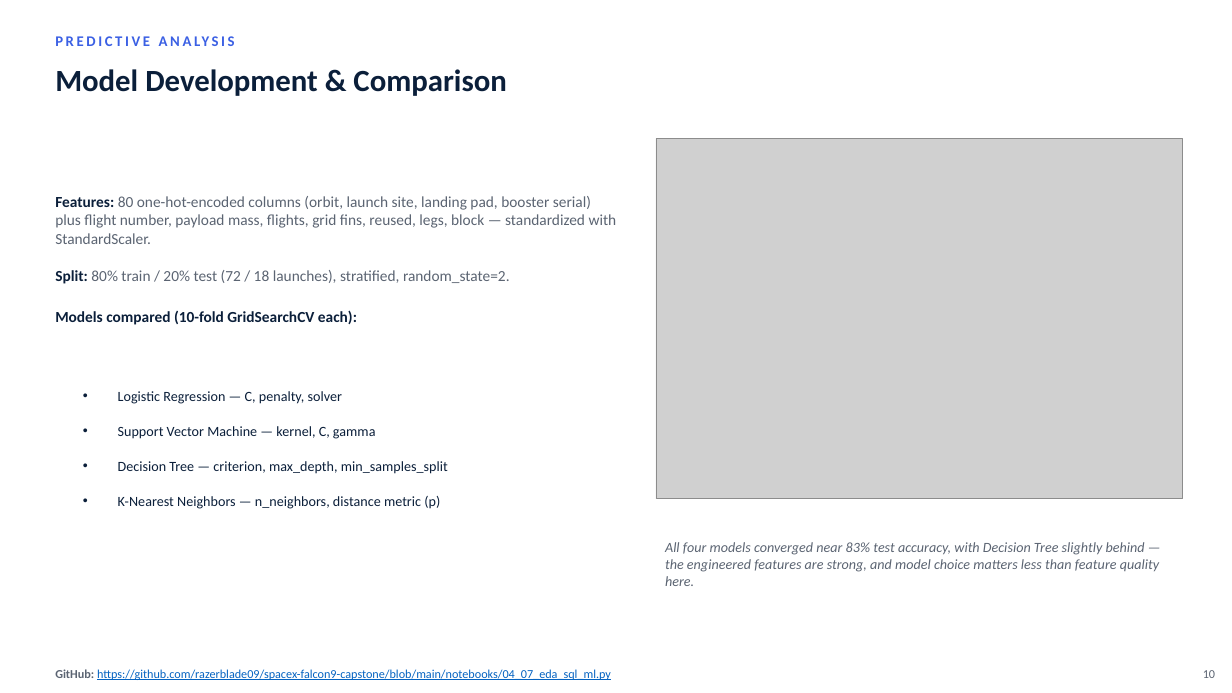
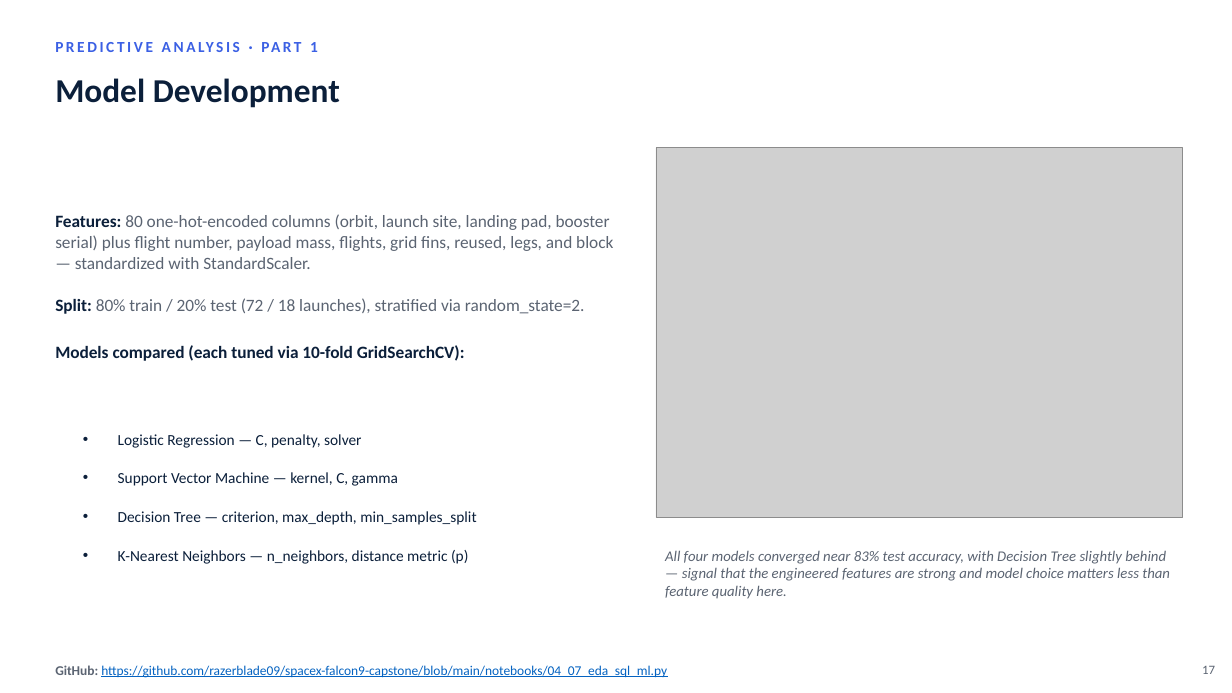
Before and after one commit to razerblade09/spacex-falcon9-capstone, a slide deck: slide 17 of Data_Science_Capstone_Presentation.pptx (slide 10 before the commit). Drawn at 1232x693 pixels with LibreOffice and Linux fonts; fonts in the diff are those of the drawing; grey boxes stand for pictures. Boxes give left, top, right and bottom in pixels: in the first picture for what was removed or moved away, otherwise in the second. Text is boxed around its words. In the diff, an @@ line names an element or a change of style, - is before the commit and + after.

```diff
--- a/Data_Science_Capstone_Presentation.pptx
+++ b/Data_Science_Capstone_Presentation.pptx
@@ text at box(310, 42, 318, 52): text changed; size 11.5 to 12 pt @@
-PREDICTIVE ANALYSIS
+PREDICTIVE ANALYSIS · PART 1
@@ text at box(55, 78, 340, 108): text changed; size 24 to 26 pt @@
-Model Development & Comparison
+Model Development
@@ picture: place and size @@
-picture at box(656, 139, 1183, 499)
+picture at box(656, 148, 1183, 518)
@@ text at box(55, 214, 613, 361): text changed; size 12 to 13.5 pt @@
-Features: 80 one-hot-encoded columns (orbit, launch site, landing pad, booster serial) plus flight number, payload mass, flights, grid fins, reused, legs, block — standardized with StandardScaler.
-Split: 80% train / 20% test (72 / 18 launches), stratified, random_state=2.
-Models compared (10-fold GridSearchCV each):
+Features: 80 one-hot-encoded columns (orbit, launch site, landing pad, booster serial) plus flight number, payload mass, flights, grid fins, reused, legs, and block — standardized with StandardScaler.
+Split: 80% train / 20% test (72 / 18 launches), stratified via random_state=2.
+Models compared (each tuned via 10-fold GridSearchCV):
@@ text "Logistic Regression — C, penalty, ...": place and size @@
-text "Logistic Regression — C, penalty, ..." at box(118, 391, 342, 404)
+text "Logistic Regression — C, penalty, ..." at box(118, 434, 361, 448)
@@ text "Support Vector Machine — kernel, ...": place and size @@
-text "Support Vector Machine — kernel, ..." at box(118, 426, 376, 439)
+text "Support Vector Machine — kernel, ..." at box(118, 472, 398, 486)
@@ text "Decision Tree — criterion, max_depth, ...": place and size @@
-text "Decision Tree — criterion, max_depth, ..." at box(118, 461, 448, 474)
+text "Decision Tree — criterion, max_depth, ..." at box(118, 511, 476, 525)
@@ size 11 to 12 pt in 4 elements at box(118, 434, 361, 448), box(118, 472, 398, 486), box(118, 511, 476, 525), box(118, 550, 468, 564) @@
@@ text "K-Nearest Neighbors — n_neighbors, distance ...": place and size @@
-text "K-Nearest Neighbors — n_neighbors, distance ..." at box(118, 496, 440, 509)
+text "K-Nearest Neighbors — n_neighbors, distance ..." at box(118, 550, 468, 564)
@@ text at box(665, 550, 1170, 599): text changed; size 11 to 11.5 pt @@
-All four models converged near 83% test accuracy, with Decision Tree slightly behind — the engineered features are strong, and model choice matters less than feature quality here.
+All four models converged near 83% test accuracy, with Decision Tree slightly behind — signal that the engineered features are strong and model choice matters less than feature quality here.
@@ text "GitHub: https://github.com/razerblade09/spacex-falcon9-capst ..." at box(55, 665, 667, 678): size 9.5 to 10.5 pt @@
@@ text added at box(1202, 666, 1215, 674), 10 pt, text #5B6472 @@
+17
@@ text removed at box(1203, 670, 1215, 678) @@
-10
```
Also in this commit, not shown: 11 other slides changed, 7 slides added, 20 other files.
